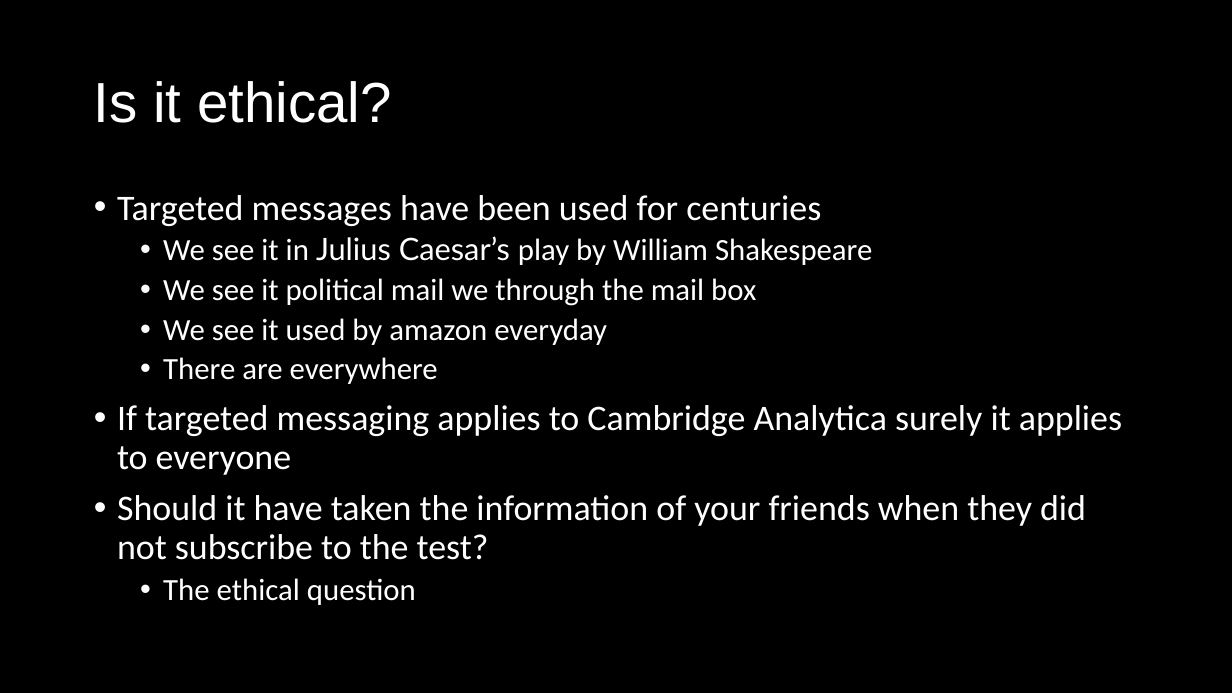
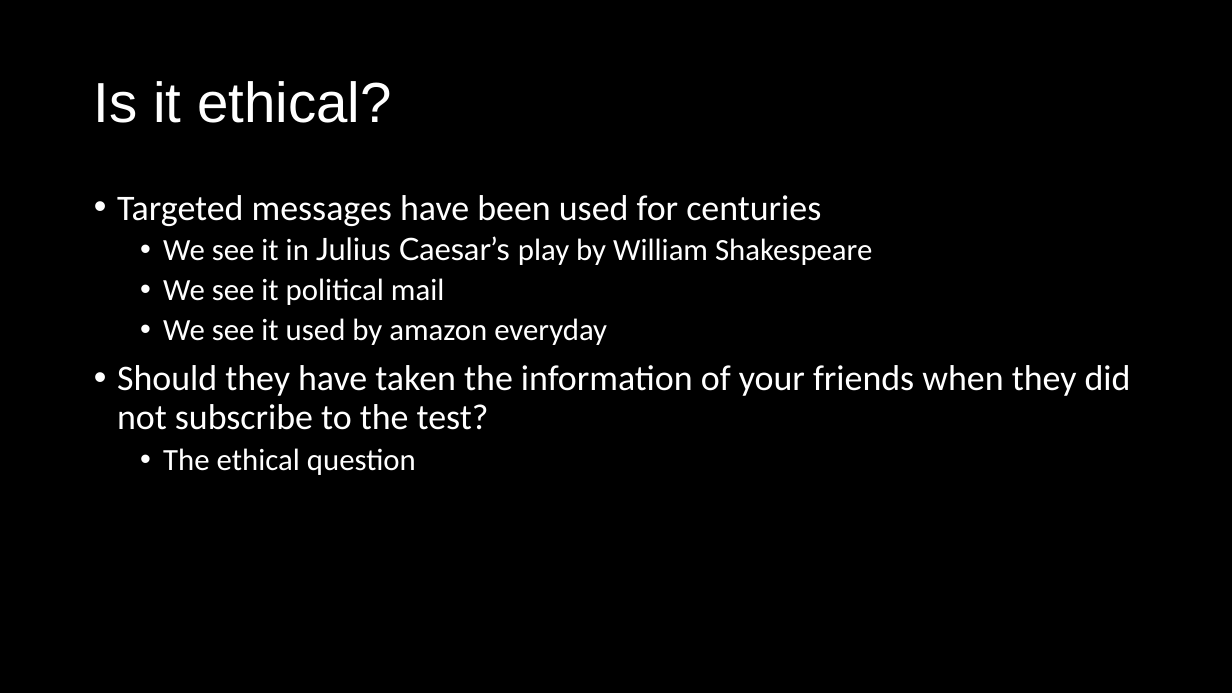
Before and after one commit to jonnyd360/-codeclan_homework_Jonathan, a slide deck: slide 4 of week_03/day_04/Presentation .pptx (slide 5 before the commit). Drawn at 1232x693 pixels with LibreOffice and Linux fonts; fonts in the diff are those of the drawing. Boxes give left, top, right and bottom in pixels: in the first picture for what was removed or moved away, otherwise in the second. Text is boxed around its words. In the diff, an @@ line names an element or a change of style, - is before the commit and + after.

```diff
--- a/week_03/day_04/Presentation .pptx
+++ b/week_03/day_04/Presentation .pptx
@@ text at box(163, 278, 444, 305): text changed @@
-  • We see it political mail we through the mail box
+  • We see it political mail
@@ text at box(117, 365, 1131, 430): text changed @@
-  • There are everywhere
-• If targeted messaging applies to Cambridge Analytica surely it applies to everyone
-• Should it have taken the information of your friends when they did not subscribe to the test?
+• Should they have taken the information of your friends when they did not subscribe to the test?
```
Also in this commit, not shown: 1 other slide changed, 1 slide removed.
